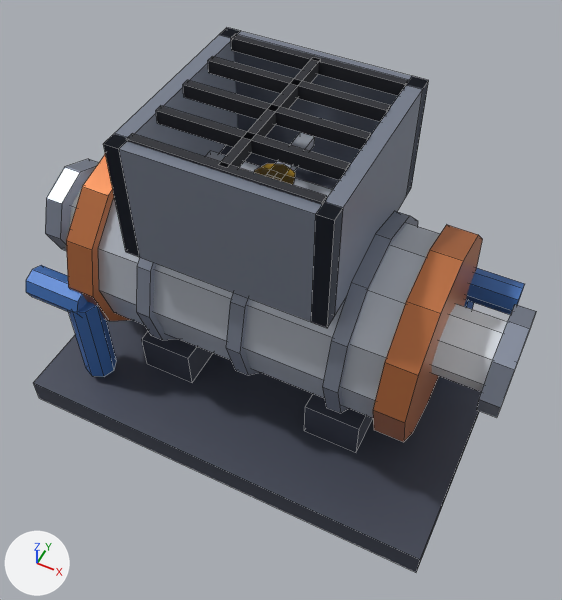
What one commit did to the Blender file assets/managed-models/engine-room/condenser/condenser.blend.
Before and after are seen from a 50 mm camera at (0.501, -0.974, 1.494) aimed at (0.034, -0.04, 0.327). The axes (+X, +Y, +Z) are drawn at lower left. The lights are the same throughout. The first picture is the older version. Mesh edges are drawn as thin lines.

Objects in the first picture: 'condenser', 'spin-z'.
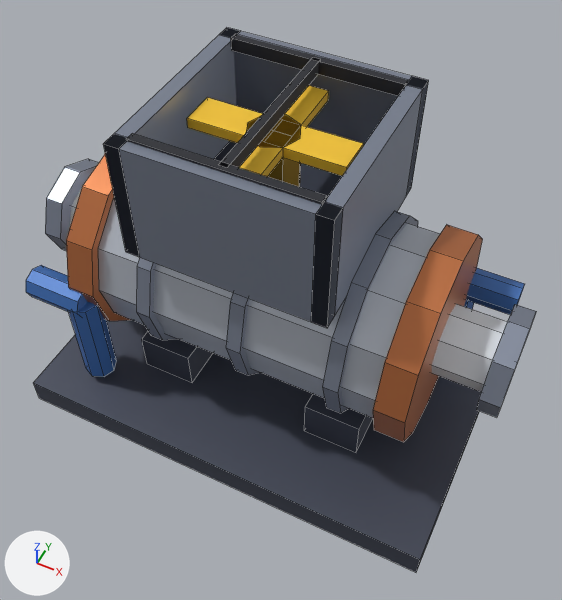
Location of each change, (x1, y1, x2, y2) in pixels of the pictures (562 x 600 px):
'spin-up', added (yellow): after (187, 86, 363, 187)
'spin-z', deleted: before (205, 133, 332, 197)
part 1 of me_condenser, deleted: before (156, 106, 350, 180)
part 2 of me_condenser, deleted: before (183, 80, 371, 150)
part 3 of me_condenser, deleted: before (208, 56, 390, 122)

The change, as a list of edits to the scene's bpy script:
```text
Change img_spin_z_basecolor:
    img_spin_z_basecolor: load_image('spin-z_BaseColor', '_unpacked/spin-z_BaseColor', 128, 48, 'sRGB') -> load_image('spin-up_BaseColor', '_unpacked/spin-up_BaseColor', 128, 48, 'sRGB')
Change img_spin_z_maskmap:
    img_spin_z_maskmap: load_image('spin-z_MaskMap', '_unpacked/spin-z_MaskMap', 128, 48, 'Non-Color') -> load_image('spin-up_MaskMap', '_unpacked/spin-up_MaskMap', 128, 48, 'Non-Color')
Change img_spin_z_emission:
    img_spin_z_emission: load_image('spin-z_Emission', '_unpacked/spin-z_Emission', 128, 48, 'sRGB') -> load_image('spin-up_Emission', '_unpacked/spin-up_Emission', 128, 48, 'sRGB')
Change me_condenser:
    used by ob_condenser; location = (0.0, 0.0, 0.0)
    remove me_condenser.from_pydata(...)  # 384 vertices, 248 faces; spans x -0.5..0.5, y -0.3..0.3, z 0.0..0.745
    add me_condenser.from_pydata(...)  # 360 vertices, 230 faces; spans x -0.5..0.5, y -0.3..0.3, z 0.0..0.745
    me_condenser part 1: the loose piece of 8 vertices spanning x -0.17..0.17, y -0.093..-0.077, z 0.72..0.745 is deleted
    me_condenser part 2: the loose piece of 8 vertices spanning x -0.17..0.17, y -0.008..0.008, z 0.72..0.745 is deleted
    me_condenser part 3: the loose piece of 8 vertices spanning x -0.17..0.17, y 0.077..0.093, z 0.72..0.745 is deleted
Add me_spin_up:
    me_spin_up.from_pydata(...)  # an 8-sided cylinder along z spanning x -0.05..0.05, y -0.05..0.05, z 0.03..0.15; a box spanning x -0.035..0.035, y 0.0..0.15, z 0.13..0.15; a box spanning x -0.15..0.0, y -0.035..0.035, z 0.13..0.15; a box spanning x -0.035..0.035, y -0.15..0.0, z 0.13..0.15; a box spanning x 0.0..0.15, y -0.035..0.035, z 0.13..0.15
    me_spin_up.materials.append(mat_m_spin_z)
Remove ob_spin_z:
    ob_spin_z = bpy.data.objects.new('spin-z', me_spin_z)
    ob_spin_z.parent = ob_condenser
    ob_spin_z.location = (0.0, 0.0, 0.55)
Add ob_spin_up:
    ob_spin_up = bpy.data.objects.new('spin-up', me_spin_up)
    ob_spin_up.parent = ob_condenser
    ob_spin_up.location = (0.0, 0.0, 0.55)
```
